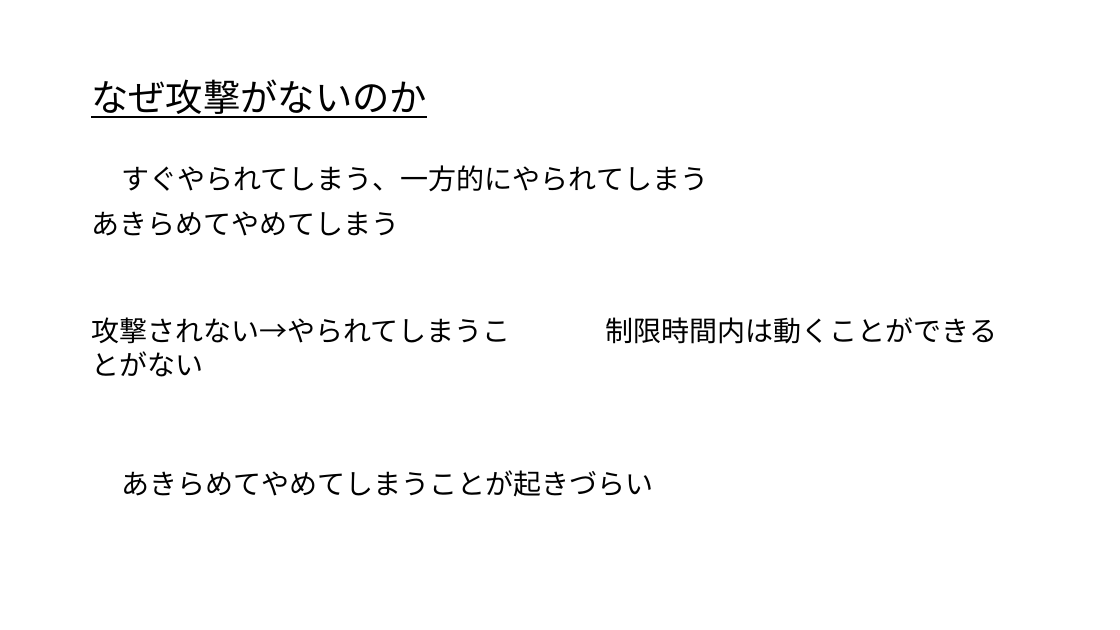
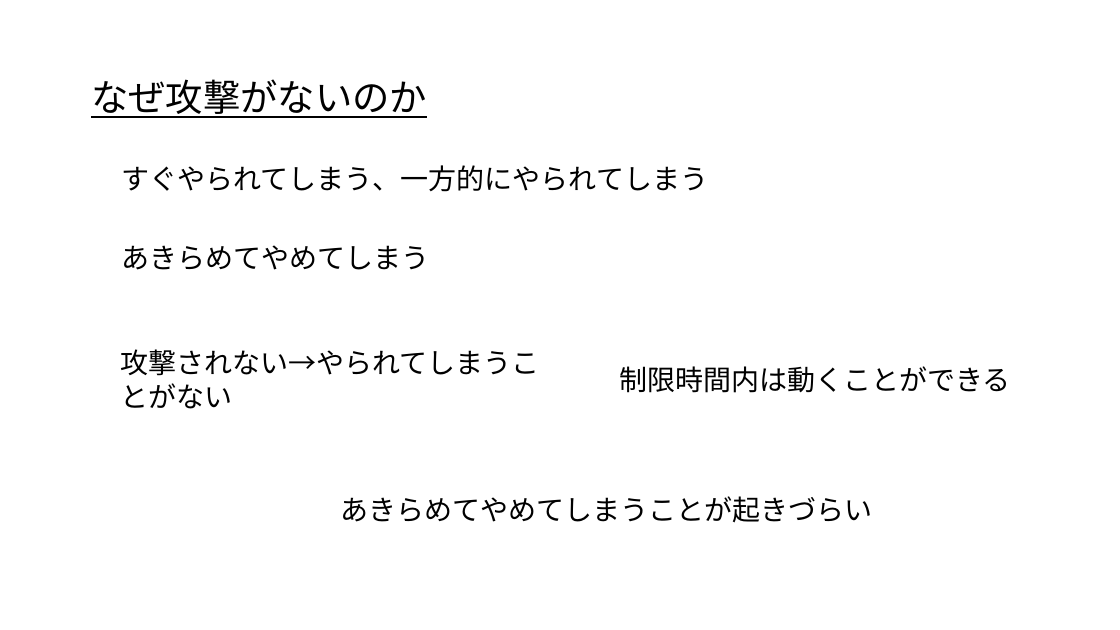
Before and after one commit to soushi1116/Employment, a slide deck: slide 3 of 企画書.pptx. Drawn at 1120x630 pixels with LibreOffice and Linux fonts; fonts in the diff are those of the drawing. Boxes give left, top, right and bottom in pixels: in the first picture for what was removed or moved away, otherwise in the second. Text is boxed around its words. In the diff, an @@ line names an element or a change of style, - is before the commit and + after.

```diff
--- a/企画書.pptx
+++ b/企画書.pptx
@@ text "あきらめてやめてしまう": place and size @@
-text "あきらめてやめてしまう" at <box>91,211,399,236</box>
+text "あきらめてやめてしまう" at <box>122,245,430,270</box>
@@ text "攻撃されない→やられてしまうことがない": place and size @@
-text "攻撃されない→やられてしまうことがない" at <box>91,317,510,377</box>
+text "攻撃されない→やられてしまうことがない" at <box>121,349,540,409</box>
@@ text "制限時間内は動くことができる": place and size @@
-text "制限時間内は動くことができる" at <box>606,317,997,344</box>
+text "制限時間内は動くことができる" at <box>619,366,1010,393</box>
@@ text "あきらめてやめてしまうことが起きづらい": place and size @@
-text "あきらめてやめてしまうことが起きづらい" at <box>122,470,654,497</box>
+text "あきらめてやめてしまうことが起きづらい" at <box>340,496,872,523</box>
```
Also in this commit, not shown: 3 other slides changed.
